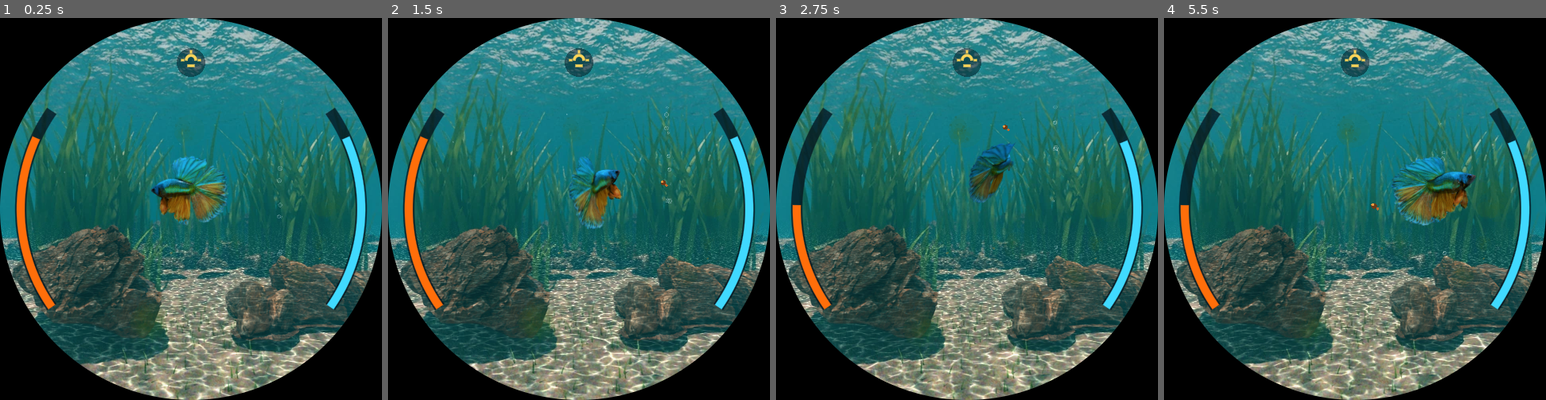
Above: before the commit, frames 1-4 (left to right).
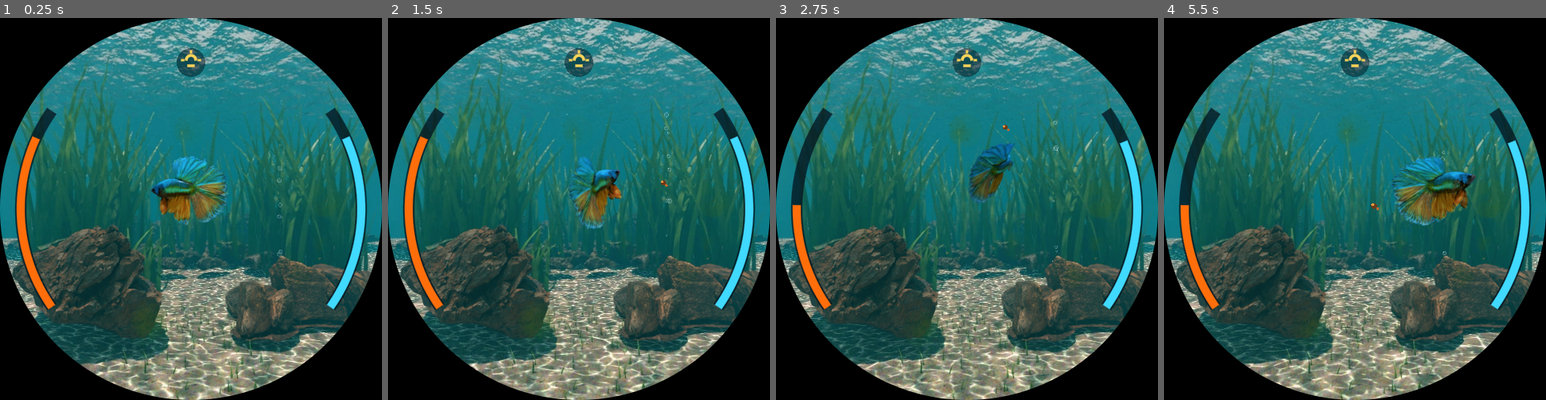
Above: after the commit, the same moments.

Repository: tunaiex/PETSHOP
Game: Godot game, scene res://sahneler/akvaryum.tscn
The game is run twice, just before and just after one commit, with the same random seed, the same clock (stepped at 60 frames per second) and the same inputs.
Inputs (mouse positions are in pixels of both pictures, inside the frame that each line leads up to):
- Up to frame 1 (0.25 s): no input
- Up to frame 2 (1.5 s): tap Enter at 0.5 s; move the mouse to (663, 189) at 0.52 s; tap Z at 0.6 s; click (663, 189) at 0.67 s; drag from (502, 228) to (559, 285) at 1.27 s
- Up to frame 3 (2.75 s): move the mouse to (1005, 124) at 2.02 s; tap T at 2.1 s; click (1005, 124) at 2.17 s
- Up to frame 4 (5.5 s): drag from (1335, 285) to (1240, 151) at 2.77 s; move the mouse to (1469, 266) at 3.52 s; tap 2 at 3.6 s; click (1469, 266) at 3.67 s; drag from (1240, 151) to (1297, 113) at 4.27 s; move the mouse to (1374, 209) at 5.02 s; tap Z at 5.1 s; click (1374, 209) at 5.17 s

The runs differ from the first frame. In frame 1, 4.0% of the frame differs, in the area x 0-100%, y 8-99%; in frame 2, 5.0%; in frame 3, 4.3%; in frame 4, 5.2%, in the area x 1-100%, y 7-99%.

Commit message:
Kostik yalnızca kumda (Blender kum maskesi), kayalardan kaldırıldı; vallisneria akıntıda sallanıyor
Co-Authored-By: Claude Opus 5.5 <noreply@anthropic.com>
Claude-Session: https://claude.ai/code/session_015MbJhn46P53U1WkoUEXvPy

Diff:
--- a/CepAkvaryumu_DerinlikV2/betikler/akvaryum.gd
+++ b/CepAkvaryumu_DerinlikV2/betikler/akvaryum.gd
@@ -40,8 +40,8 @@
 @onready var bakim: Node = $Bakim
 @onready var arka_plan: Sprite2D = $ArkaPlan
 @onready var su_yuzeyi_malzeme: ShaderMaterial = $ArkaPlan.material
-@onready var kaya_malzemeleri: Array = [[$Tas, $Tas.material], [$Kutuk, $Kutuk.material]]
 var kostik_gucu := 0.35          # ekrandaki guc; hedefe yumusakca yaklasir
+var bitki_akintisi := 0.0
 
 # Tokluk: 100 = tok, 0 = ac. Onceki projenin 'aclik' kaydi da okunur.
 var aclik := 85.0
@@ -157,6 +157,10 @@
 
 
 func _kostigi_guncelle(delta: float) -> void:
+	# Bilek donusunden gelen akinti bitkileri o yone eger.
+	if absf(su_akintisi - bitki_akintisi) > 0.01:
+		bitki_akintisi = su_akintisi
+		su_yuzeyi_malzeme.set_shader_parameter("akinti", bitki_akintisi)
 	# Isik kapaliyken gunes yok: kostik soner. Kirli su isigi dagitir: zayiflar.
 	var hedef := 0.0
 	if isik_acik:
@@ -166,16 +170,12 @@
 		return
 	kostik_gucu = yeni
 	su_yuzeyi_malzeme.set_shader_parameter("kostik_guc", kostik_gucu)
-	for km in kaya_malzemeleri:
-		km[1].set_shader_parameter("kostik_guc", kostik_gucu)
 
 
 func _fps_ayarla() -> void:
 	# Su yuzeyi dalgasi ve kostikler ayni ayara bagli (Dusuk profilde kapali).
 	var efekt := bool(Ayarlar.deger("su_dalgasi"))
 	arka_plan.material = su_yuzeyi_malzeme if efekt else null
-	for km in kaya_malzemeleri:
-		km[0].material = km[1] if efekt else null
 	Engine.max_fps = int(Ayarlar.deger("fps" if isik_acik else "gece_fps"))
 
 
--- a/CepAkvaryumu_DerinlikV2/golgeler/kostik_kaya.gdshader
+++ /dev/null
@@ -1,9 +0,0 @@
-shader_type canvas_item;
-// Kaya katmanlari: arka planla ayni kostik deseni ustlerine duser.
-#include "res://golgeler/kostik.gdshaderinc"
-
-void fragment() {
-	vec4 c = texture(TEXTURE, UV);
-	c.rgb += kostik(SCREEN_UV, c.rgb) * c.a;
-	COLOR = c;
-}
--- a/CepAkvaryumu_DerinlikV2/golgeler/su_yuzeyi.gdshader
+++ b/CepAkvaryumu_DerinlikV2/golgeler/su_yuzeyi.gdshader
@@ -1,19 +1,36 @@
 shader_type canvas_item;
-// Arka plan: ustte su yuzeyi hafifce dalgalanir (UV.y < bant_sonu);
-// altta kuma su yuzeyinden suzulen hareketli isik desenleri (kostik) duser.
+// Arka plan (Blender render'i) uzerindeki canli su efektleri:
+//  1) Ustte su yuzeyi hafifce dalgalanir ve isildar (UV.y < bant_sonu).
+//  2) Bitki bandi (vallisneria) akintida sallanir: dipte sabit, uclara
+//     dogru artan, yavas ve dalgali yatay kayma. Bilek donusu (akinti) eger.
+//  3) Kum zemine su yuzeyinden suzulen hareketli isik (kostik) duser.
 #include "res://golgeler/kostik.gdshaderinc"
 
 uniform float bant_sonu = 0.27;   // resmin ust %27'si (su yuzeyi)
-uniform float guc = 0.0045;       // kirilma miktari (UV)
+uniform float guc = 0.0045;       // yuzey kirilma miktari (UV)
 uniform float hiz = 0.55;
-uniform float isilti = 0.07;      // gezinen parlak beneklerin gucu
+uniform float isilti = 0.07;      // yuzeyde gezinen parlak benekler
+
+uniform float bitki_dip = 0.60;   // bitkilerin dibi (burada sallanma 0)
+uniform float bitki_uc = 0.16;    // bitkilerin ucu (en cok sallanan yer)
+uniform float sallanma = 0.016;   // en fazla yatay kayma (UV, uclarda ~7 px)
+uniform float akinti = 0.0;       // betikten: bilek donusu akintisi (-1..1)
 
 void fragment() {
 	vec2 uv = UV;
-	// En ustte tam, bandin sonuna dogru sifira iner
+	float t = TIME * hiz;
+
+	// --- Bitkiler: dipten uca artan sallanma ---
+	float boy = smoothstep(bitki_dip, bitki_uc, uv.y) * smoothstep(0.05, bitki_uc, uv.y);
+	if (boy > 0.001) {
+		float dalga = sin(TIME * 1.1 + uv.y * 6.0 + uv.x * 2.5) * 0.7
+			+ sin(TIME * 1.9 + uv.y * 11.0 - uv.x * 4.0) * 0.3;
+		uv.x += (dalga + akinti * 1.5) * sallanma * pow(boy, 1.5);
+	}
+
+	// --- Su yuzeyi ---
 	float w = 1.0 - smoothstep(bant_sonu * 0.45, bant_sonu, uv.y);
 	if (w > 0.001) {
-		float t = TIME * hiz;
 		vec2 o = vec2(
 			sin(uv.y * 70.0 + t * 2.3) + 0.6 * sin(uv.x * 23.0 - t * 1.7),
 			cos(uv.x * 41.0 + t * 1.9) + 0.5 * sin((uv.x + uv.y) * 31.0 + t * 1.3)
@@ -22,10 +39,11 @@
 	}
 	vec4 c = texture(TEXTURE, uv);
 	if (w > 0.001) {
-		// Dalga tepelerinde gezinen yumusak isiltilar
 		float s = sin(uv.x * 38.0 + TIME * 1.3) * sin(uv.y * 90.0 - TIME * 1.05 + sin(uv.x * 12.0 + TIME * 0.7) * 2.0);
 		c.rgb += vec3(0.75, 0.95, 1.0) * pow(max(s, 0.0), 3.0) * isilti * w;
 	}
-	c.rgb += kostik(SCREEN_UV, c.rgb) * c.a;
+
+	// --- Kumda kostik ---
+	c.rgb += kostik(SCREEN_UV, UV, c.rgb) * c.a;
 	COLOR = c;
 }
--- a/CepAkvaryumu_DerinlikV2/sahneler/akvaryum.tscn
+++ b/CepAkvaryumu_DerinlikV2/sahneler/akvaryum.tscn
@@ -13,24 +13,13 @@
 [ext_resource type="Script" path="res://betikler/bakim.gd" id="11_care"]
 [ext_resource type="Script" path="res://betikler/bakim_cizim.gd" id="12_caredraw"]
 [ext_resource type="Shader" path="res://golgeler/su_yuzeyi.gdshader" id="13_surface"]
-[ext_resource type="Shader" path="res://golgeler/kostik_kaya.gdshader" id="14_rockcaustic"]
+[ext_resource type="Texture2D" path="res://gorseller/kum_maske.png" id="14_sandmask"]
 [ext_resource type="Texture2D" path="res://gorseller/kostik.png" id="15_caustictex"]
 
 [sub_resource type="ShaderMaterial" id="su_yuzeyi"]
 shader = ExtResource("13_surface")
 shader_parameter/kostik_dokusu = ExtResource("15_caustictex")
-
-[sub_resource type="ShaderMaterial" id="kostik_tas"]
-shader = ExtResource("14_rockcaustic")
-shader_parameter/kostik_dokusu = ExtResource("15_caustictex")
-shader_parameter/katman_carpani = 0.55
-shader_parameter/kostik_olcek = 1.6
-
-[sub_resource type="ShaderMaterial" id="kostik_kutuk"]
-shader = ExtResource("14_rockcaustic")
-shader_parameter/kostik_dokusu = ExtResource("15_caustictex")
-shader_parameter/katman_carpani = 0.55
-shader_parameter/kostik_olcek = 1.6
+shader_parameter/kum_maskesi = ExtResource("14_sandmask")
 
 [sub_resource type="CanvasItemMaterial" id="premult"]
 blend_mode = 4
@@ -65,13 +54,11 @@
 
 [node name="Tas" type="Sprite2D" parent="."]
 z_index = 2
-material = SubResource("kostik_tas")
 position = Vector2(109.5, 331)
 texture = ExtResource("4_rock")
 
 [node name="Kutuk" type="Sprite2D" parent="."]
 z_index = 4
-material = SubResource("kostik_kutuk")
 position = Vector2(381, 352.5)
 texture = ExtResource("5_wood")
 
Not shown, changed: CepAkvaryumu_DerinlikV2/golgeler/kostik.gdshaderinc
Binary file added: CepAkvaryumu_DerinlikV2/gorseller/kum_maske.png
Not shown: 1 places in CepAkvaryumu_DerinlikV2/sahneler/akvaryum.tscn that only renumber resources
Not shown, changed: CepAkvaryumu_DerinlikV2/BENI_OKU.md
